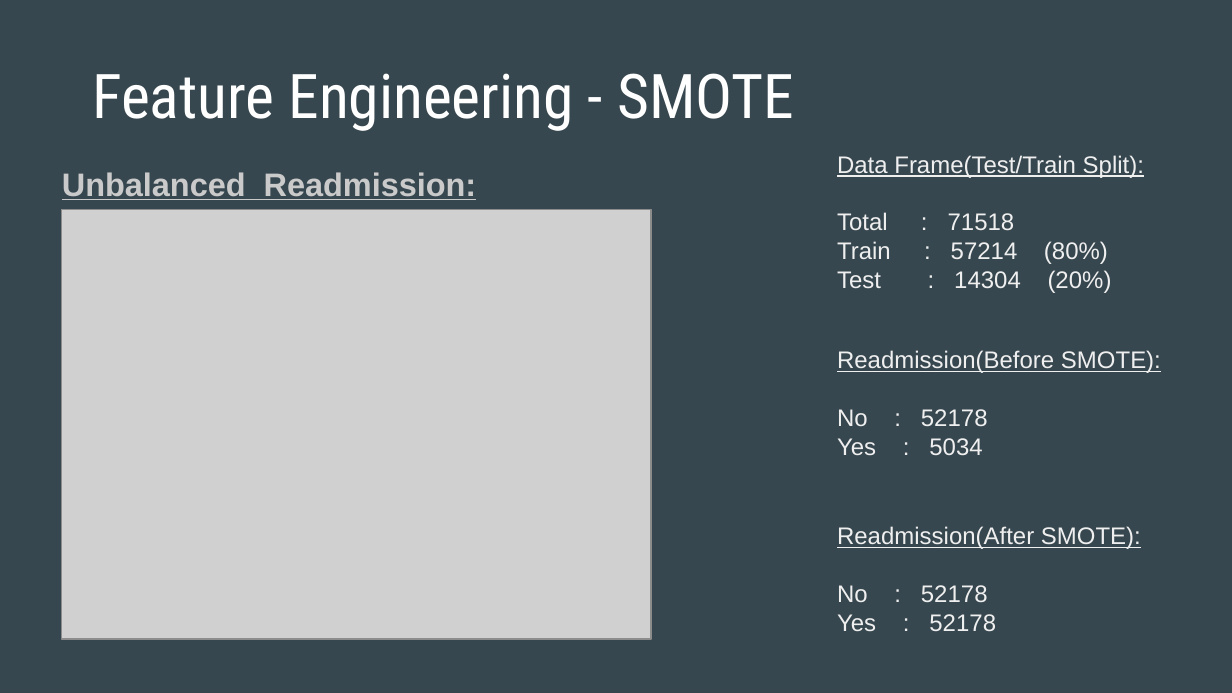
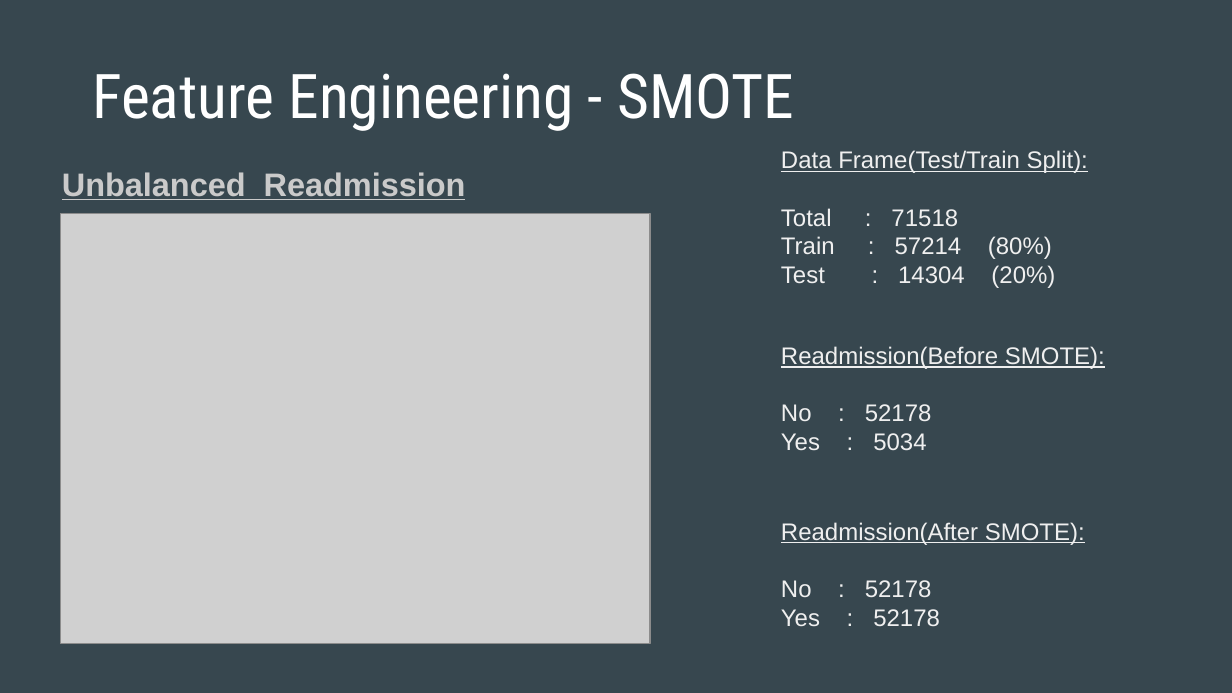
Before and after one commit to sagarwala12/HRRP, a slide deck: slide 22 of HRRP Presentation.pptx. Drawn at 1232x693 pixels with LibreOffice and Linux fonts; fonts in the diff are those of the drawing; grey boxes stand for pictures. Boxes give left, top, right and bottom in pixels: in the first picture for what was removed or moved away, otherwise in the second. Text is boxed around its words. In the diff, an @@ line names an element or a change of style, - is before the commit and + after.

```diff
--- a/HRRP Presentation.pptx
+++ b/HRRP Presentation.pptx
@@ text at bbox=[62, 172, 466, 200]: text changed @@
-Unbalanced Readmission:
+Unbalanced Readmission
@@ picture: place and size @@
-picture at bbox=[62, 209, 652, 639]
+picture at bbox=[60, 213, 650, 643]
@@ 3 texts: place and size @@
-3 texts at bbox=[837, 155, 1161, 631]
+3 texts at bbox=[781, 150, 1105, 626]
```
Also in this commit, not shown: 14 other slides changed, 5 slides added, 5 slides removed.
